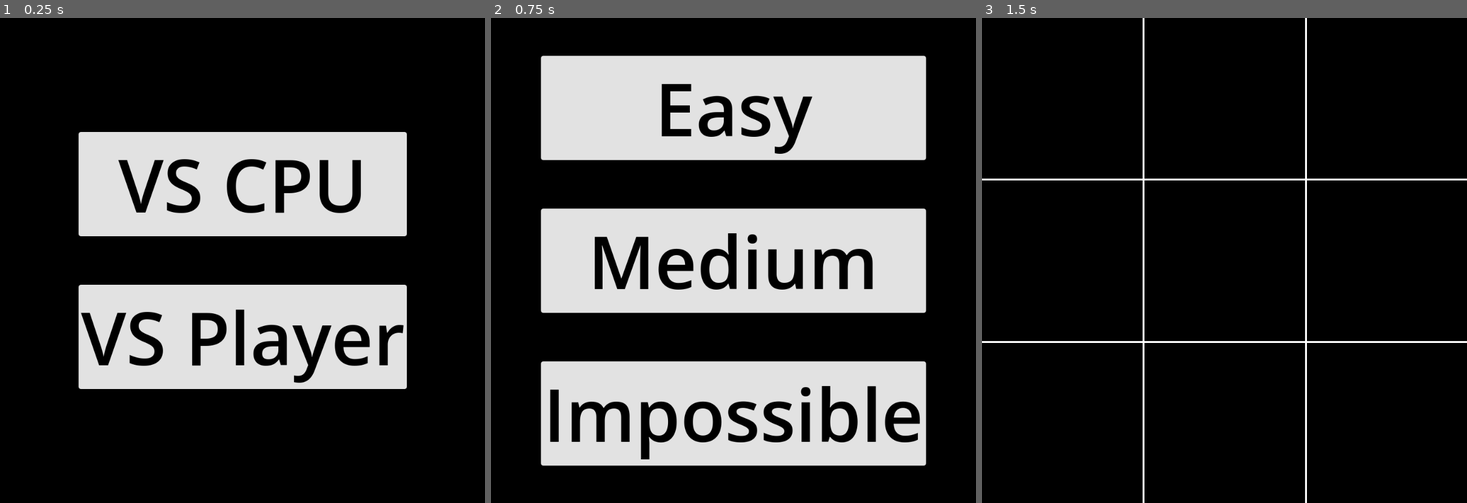
Above: before the commit, frames 1-3 (left to right).
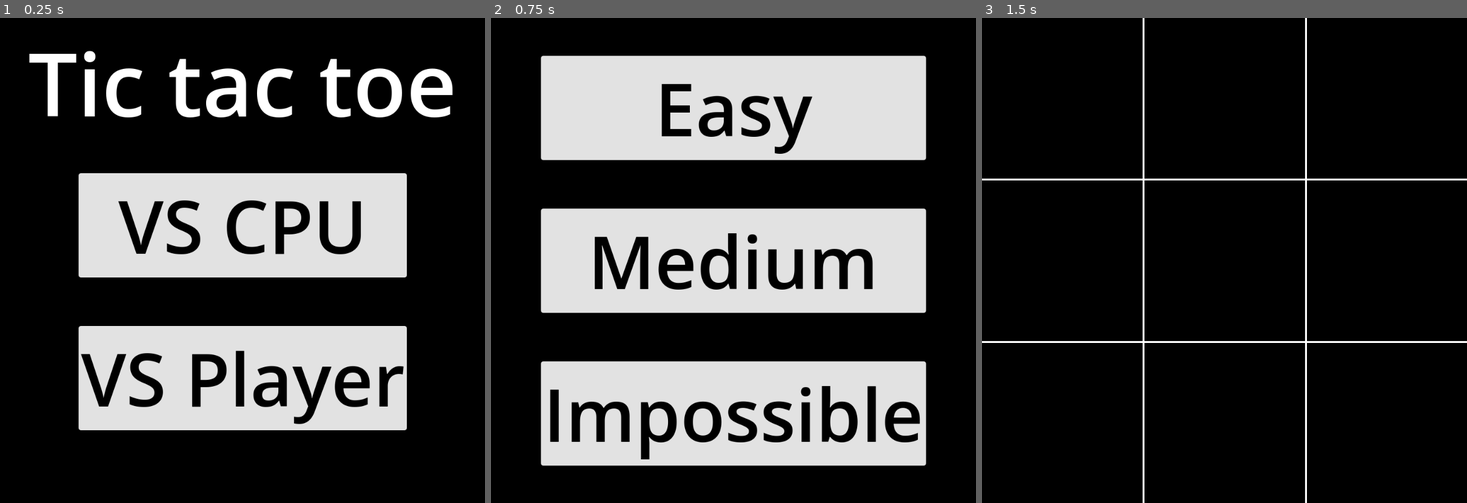
Above: after the commit, the same moments.

Repository: Vorgenstad/tic-tac-toe
Game: Godot game, scene res://scenes/main.tscn
The game is run twice, just before and just after one commit, with the same random seed, the same clock (stepped at 60 frames per second) and the same inputs.
Inputs:
- Up to frame 1 (0.25 s): no input
- Up to frame 2 (0.75 s): click "VS CPU" at 0.5 s
- Up to frame 3 (1.5 s): click "Easy" at 1.25 s

The runs differ from the first frame. In frame 1, 31% of the frame differs, in the area x 6-94%, y 6-85%; in frame 2, nothing differs; in frame 3, nothing differs.

Commit message:
Repositioned main menu items

Diff:
--- a/scenes/menu.tscn
+++ b/scenes/menu.tscn
@@ -4,6 +4,20 @@
 
 [node name="Menu" type="CanvasLayer"]
 script = ExtResource("1_1ynsh")
+
+[node name="Title" type="Label" parent="."]
+unique_name_in_owner = true
+anchors_preset = 5
+anchor_left = 0.5
+anchor_right = 0.5
+offset_left = -491.0
+offset_top = 10.0
+offset_right = 491.0
+offset_bottom = 283.0
+grow_horizontal = 2
+theme_override_font_sizes/font_size = 180
+text = "Tic tac toe"
+horizontal_alignment = 1
 
 [node name="ModeButtons" type="VBoxContainer" parent="."]
 unique_name_in_owner = true
@@ -12,10 +26,10 @@
 anchor_top = 0.5
 anchor_right = 0.5
 anchor_bottom = 0.5
-offset_left = -156.0
-offset_top = -107.5
-offset_right = 156.0
-offset_bottom = 107.5
+offset_left = -338.5
+offset_top = -180.0
+offset_right = 338.5
+offset_bottom = 350.0
 grow_horizontal = 2
 grow_vertical = 2
 theme_override_constants/separation = 100
@@ -37,9 +51,9 @@
 anchor_right = 0.5
 anchor_bottom = 0.5
 offset_left = -397.0
-offset_top = -326.5
+offset_top = -422.5
 offset_right = 397.0
-offset_bottom = 326.5
+offset_bottom = 422.5
 grow_horizontal = 2
 grow_vertical = 2
 theme_override_constants/separation = 100
--- a/scripts/menu.gd
+++ b/scripts/menu.gd
@@ -2,6 +2,7 @@
 
 @onready var _mode_buttons: Control = %ModeButtons
 @onready var _difficulty_buttons: Control = %DifficultyButtons
+@onready var _title: Label = %Title
 
 signal start_actioned(secondPlayer: Constants.SecondPlayerType, difficulty: Constants.Difficulty)
 
@@ -12,5 +13,7 @@
 	_mode_buttons.visible = false
 	_difficulty_buttons.visible = true
 
+	_title.visible = false
+
 func _on_difficulty_button_pressed(difficulty: Constants.Difficulty) -> void:
 	start_actioned.emit(Constants.SecondPlayerType.CPU, difficulty)
